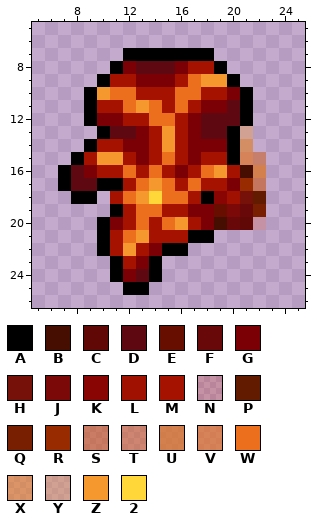
Pixel-art sprite -- assets/entities/heresy/sprites/heresy_attack_up_2.png. That is the earlier state.
The file is 32x32 pixels. Colours within 5 levels of each other are drawn and written as one. Shown: x 5..25, y 5..26.
Palette (. is transparent): A #000000  B #460e00  C #600805  D #5e0812  E #670e00  F #690809  G #7a0006  H #76110a  J #7a0908  K #890504  L #a01102  M #a61200  N #c7290032  P #631b00  Q #771f00  R #982c00  S #d1591390  T #d7621a80  U #db6f1cb6  V #e16f20aa  W #ec6f1e  X #e9852598  Y #ea932957  Z #f5982d  2 #ffd739
Pixels before, first column x 7:
 7 .....AAAAAAA....
 8 ....AGDDDGMMA...
 9 ...AMMGGGMWZZA..
10 ..AZWWMMMWWMMGA.
11 ..AMMWZWMWMGGDA.
12 ..AGGMMWWMGDDDA.
13 ...ADDGMZMGDDAY.
14 ..AMMGGMZMGGGAX.
15 .AMZZMGMWMGMMAVT
16 ADGMMWMWMGMWZMBU
17 ADDAAMWZWMWMMGRS
18 .AA.MWZ2WWMAKLHP
19 ....AMWWMMGGEJFQ
20 ...AGMWMWZMGBFCN
21 ...AMWZMMMAA....
22 ...AMZMGAA......
23 ....AMGA........
24 ....AGDA........
25 .....AA.........
After the commit:
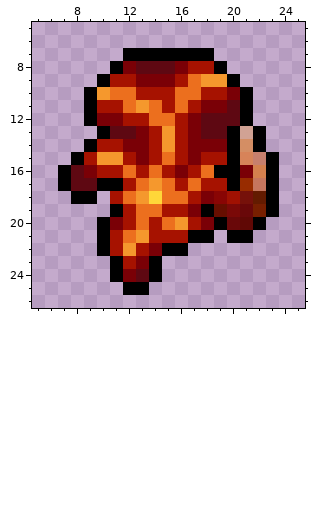
Difference:
y 13..14: x 22 . -> A
y 15: x 23 . -> A
y 16: x 19..21 ZMB -> AAG; x 23 . -> A
y 17: x 20 G -> A; x 23 . -> A
y 18: x 18 A -> G; x 23 . -> A
y 19: x 18 G -> A; x 23 . -> A
y 20: x 19 B -> A; x 22 N -> A
y 21: x 20..21 .. -> AA
Changed places in both pictures, as pixel boxes (x1, y1, x2, y2):
changed: (201, 126, 279, 243)
